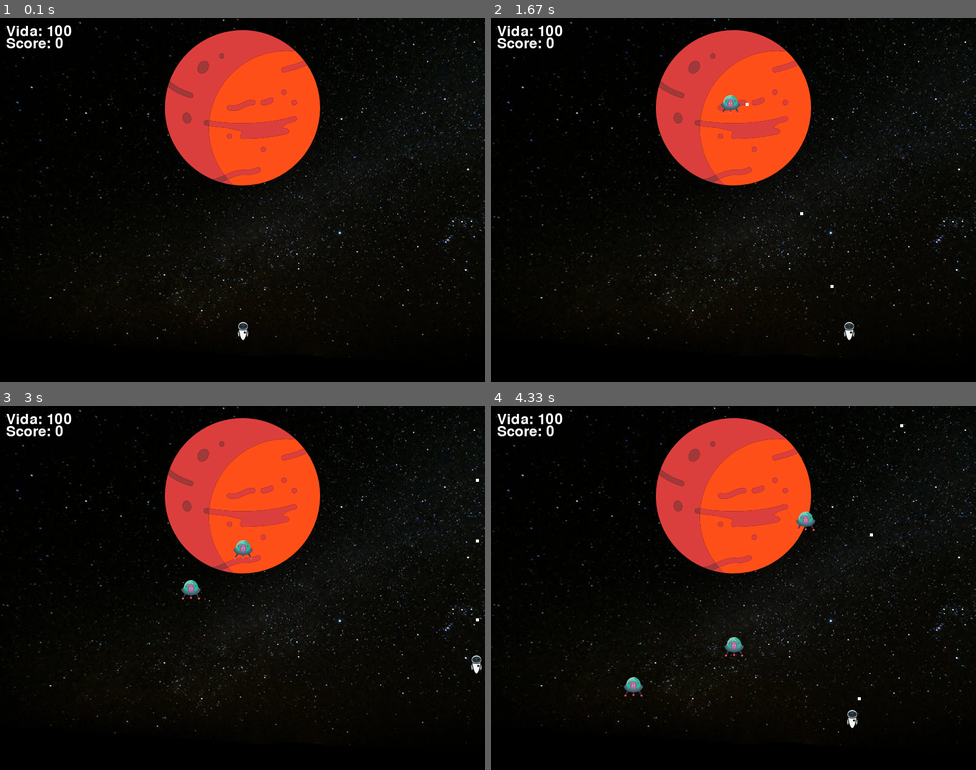
Above: before the commit, frames 1-4 (two rows, left to right).
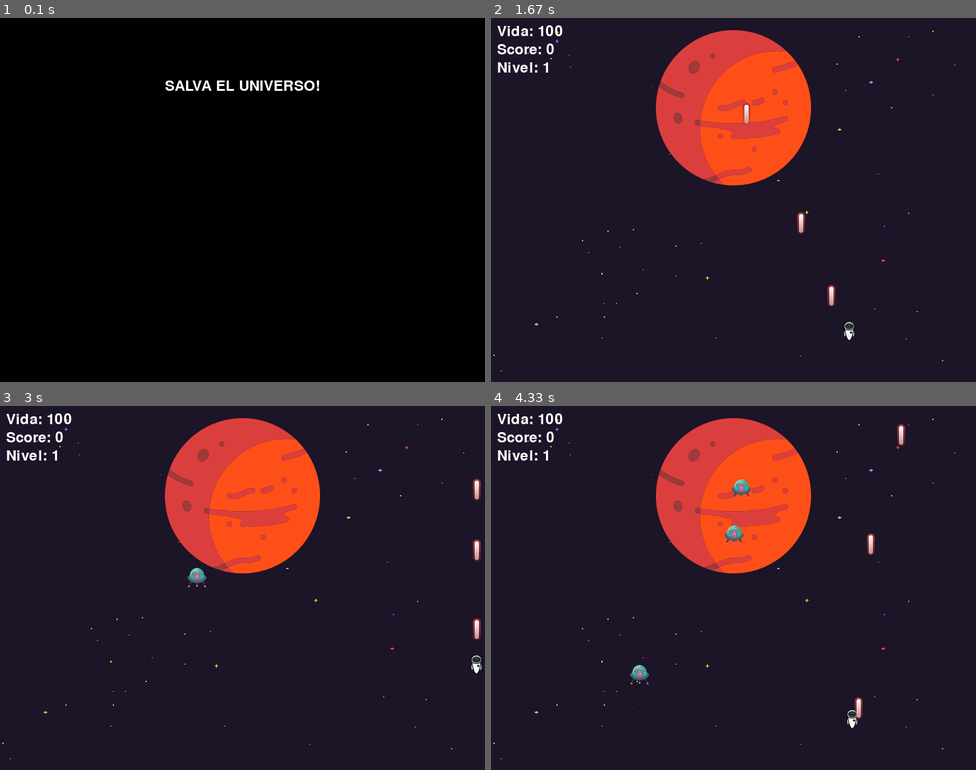
Above: after the commit, the same moments.

Repository: Sebadalpra/utn_pygame
Game: pygame game, started from src/main.py
The game is run twice, just before and just after one commit, with the same random seed, the same clock (stepped at 60 frames per second) and the same inputs.
Inputs:
- Up to frame 1 (0.1 s): no input
- Up to frame 2 (1.67 s): tap Space at 0.33, 0.67, 1.07, 1.37, 1.57 s; hold M 1-1.47 s; hold Right 1-1.47 s; hold M from 1.5 s (still down); hold Right from 1.5 s (still down)
- Up to frame 3 (3 s): tap Space at 1.87, 2.07, 2.37, 2.57, 2.9 s; release M at 1.97 s; release Right at 1.97 s; hold Right 2-2.47 s; hold Up 2.5-2.8 s; hold Right from 2.83 s (still down)
- Up to frame 4 (4.33 s): tap Space at 3.2, 3.4, 3.7, 3.97, 4.3 s; release Right at 3.3 s; hold Left 3.33-3.87 s; hold Down 3.9-4.2 s; hold Left from 4.23 s (still down)

The runs differ from the first frame. In frame 1, 14% of the frame differs, in the area x 0-100%, y 0-94%; in frame 2, 84%; in frame 3, 83%; in frame 4, 84%, in the area x 0-100%, y 0-100%.

Commit message:
variacion enemigos, sonidos, musica

Diff:
--- a/src/juego_guia.py
+++ /dev/null
@@ -1,140 +0,0 @@
-import pygame
-import random
-import math
-
-# Inicializar Pygame
-pygame.init()
-
-# Colores
-WHITE = (255, 255, 255)
-BLACK = (0, 0, 0)
-RED = (255, 0, 0)
-GREEN = (0, 255, 0)
-BLUE = (0, 0, 255)
-
-# Dimensiones de la pantalla
-WIDTH, HEIGHT = 800, 600
-screen = pygame.display.set_mode((WIDTH, HEIGHT))
-pygame.display.set_caption("Defiende el Planeta")
-
-# Planeta
-planet_img = pygame.Surface((50, 50), pygame.SRCALPHA)
-pygame.draw.circle(planet_img, BLUE, (25, 25), 25)
-
-# Jugador
-player_img = pygame.Surface((10, 10), pygame.SRCALPHA)
-pygame.draw.circle(player_img, GREEN, (5, 5), 5)
-player_pos = [WIDTH // 2, HEIGHT - 30]
-player_speed = 5
-player_health = 100
-
-# Alien
-alien_img = pygame.Surface((20, 20), pygame.SRCALPHA)
-pygame.draw.circle(alien_img, RED, (10, 10), 10)
-
-# Balas
-bullet_img = pygame.Surface((5, 5), pygame.SRCALPHA)
-pygame.draw.circle(bullet_img, WHITE, (2, 2), 2)
-bullets = []
-bullet_speed = 7
-
-# Aliens
-aliens = []
-alien_speed = 2
-aliens_killed = 0
-aliens_to_win = 20
-
-# Función para disparar
-def shoot(x, y):
-    bullets.append([x, y])
-
-# Función para generar aliens
-def generate_alien():
-    angle = random.randint(0, 10)
-    aliens.append([WIDTH // 2, HEIGHT // 2, angle])
-
-# Bucle principal
-running = True
-clock = pygame.time.Clock()
-while running:
-    for event in pygame.event.get():
-        if event.type == pygame.QUIT:
-            running = False
-        elif event.type == pygame.KEYDOWN:
-            if event.key == pygame.K_SPACE:
-                shoot(player_pos[0], player_pos[1])
-
-    # Mover jugador
-
-
-    # Mover balas
-    for bullet in bullets:
-        bullet[1] -= bullet_speed
-    bullets = [bullet for bullet in bullets if bullet[1] > 0]
-
-    # Generar aliens
-    if random.randint(1, 30) == 1:  # Incrementa la frecuencia de aparición
-        generate_alien()
-
-    # Mover aliens
-    for alien in aliens:
-        alien[0] += math.cos(alien[2]) * alien_speed
-        alien[1] += math.sin(alien[2]) * alien_speed
-
-    # Colisiones entre balas y aliens
-    for alien in aliens:
-        for bullet in bullets:
-            if math.hypot(alien[0] - bullet[0], alien[1] - bullet[1]) < 15:
-                aliens.remove(alien)
-                bullets.remove(bullet)
-                aliens_killed += 1
-                break
-
-    # Colisiones entre aliens y jugador
-    for alien in aliens:
-        if math.hypot(alien[0] - player_pos[0], alien[1] - player_pos[1]) < 20:
-            player_health -= 20
-            aliens.remove(alien)
-
-    # Aliens fuera de la pantalla
-    for alien in aliens:
-        if alien[0] < 0 or alien[0] > WIDTH or alien[1] < 0 or alien[1] > HEIGHT:
-            player_health -= 1
-            aliens.remove(alien)
-
-    # Dibujar
-    screen.fill(BLACK)
-    screen.blit(planet_img, (WIDTH // 2 - 25, HEIGHT // 2 - 25))
-    screen.blit(player_img, player_pos)
-    for bullet in bullets:
-        screen.blit(bullet_img, bullet)
-    for alien in aliens:
-        screen.blit(alien_img, (alien[0] - 10, alien[1] - 10))
-
-    # Mostrar vida del jugador
-    font = pygame.font.SysFont(None, 36)
-    health_text = font.render(f'Vida: {player_health}', True, WHITE)
-    screen.blit(health_text, (10, 10))
-
-    # Mostrar cantidad de aliens matados
-    aliens_text = font.render(f'Aliens matados: {aliens_killed}', True, WHITE)
-    screen.blit(aliens_text, (10, 50))
-
-    pygame.display.flip()
-    clock.tick(60)
-
-    # Verificar si el jugador ha perdido
-    if player_health <= 0:
-        running = False
-
-    # Verificar si el jugador ha ganado
-    if aliens_killed >= aliens_to_win:
-        running = False
-
-pygame.quit()
-
-# Mostrar mensaje de victoria o derrota
-if player_health <= 0:
-    print("¡Has perdido!")
-else:
-    print("¡Has ganado!")
--- a/src/main.py
+++ b/src/main.py
@@ -1,20 +1,41 @@
-import pygame
+from pygame import *
 from settings import *
 from paquete.clases import *
 from paquete.player import *
 from paquete.enemys import *
+from paquete.collisions import *
+from paquete.modulo import *
 from random import randint
+import sys
 
 # Inicializacion
 pygame.init()
 
-# Configuracion pantalla
+# ---- Musica y sonidos ----
+pygame.mixer.init()
+
+pygame.mixer.music.load("./src/assets/music/interestellar_music.mp3")
+pygame.mixer.music.play(-1)
+pygame.mixer.music.set_volume(0.3)
+playing_music = True
+
+shoot_sound = pygame.mixer.Sound("./src/assets/sounds/sfx_laser2.ogg")
+colision_sound = pygame.mixer.Sound("./src/assets/sounds/collision.ogg")
+confirmation_sound = pygame.mixer.Sound("./src/assets/sounds/confirmation.ogg")
+
+# ---- Configuracion pantalla ----
 SCREEN = pygame.display.set_mode(SIZE_SCREEN)
 
-background_image = pygame.image.load("./src/assets/img/fondo.jpg").convert()
+# Cargar y escalar la imagen de fondo
+background_image = pygame.image.load("./src/assets/img/background-purple.png").convert()
+background_image = pygame.transform.scale(background_image, SIZE_SCREEN)
 background_rect = background_image.get_rect()
 
 pygame.display.set_caption("Defiende el Universo!")
+
+# Img enemigos
+enemy2 = pygame.image.load("./src/assets/img/astronave.png").convert_alpha()
+enemy3 = pygame.image.load("./src/assets/img/astronave2.png").convert_alpha()
 
 # Representar y coordenadas de clases
 planet = Planet(WIDTH // 2 - 128, HEIGHT // 2 - 280)
@@ -24,6 +45,18 @@
 is_running = True
 
 clock = pygame.time.Clock()
+
+level = 1
+
+confirmation_played = False
+
+SCREEN.fill(BLACK)
+titles("screen1", "SALVA EL UNIVERSO!", WIDTH // 2 - 128, HEIGHT - 500, WHITE)
+pygame.display.flip()
+
+# Pantalla principal
+wait_user(K_SPACE)
+
 while is_running:
     clock.tick(FPS)
     for event in pygame.event.get():
@@ -32,7 +65,16 @@
 
         elif event.type == pygame.KEYDOWN:
             if event.key == pygame.K_SPACE:
-                player.shoot()
+                player.create_bullet()
+                shoot_sound.play()
+
+            elif event.key == pygame.K_m:
+                if playing_music:
+                    pygame.mixer.music.pause()
+                else:
+                    pygame.mixer.music.unpause()
+                playing_music = not playing_music
+
 
     # ------ Funcionalidades
 
@@ -42,14 +84,27 @@
     # Ajustar limites de pantalla player
     limit_player_screen(player)
 
-    # Mover balas
-    move_bullets(player)
+    # Disparar
+    shoot(player)
 
-    # Generar enemigos
-    enemy_generator()
 
-    # Colisiones
-    collisions(player)
+    # Generar enemigos según el nivel
+    if player.score >= 5:
+        enemy.image = enemy2
+        enemy_creator(2)
+        level = 2
+    if player.score >= 10:
+        enemy.image = enemy3
+        enemy_creator(3)
+        level = 3
+    else:
+        enemy_creator(1)
+
+
+    # ---- Colisiones ----
+    collisions_bullet_enemy(player, colision_sound)
+
+    collisions_player_enemy(player, colision_sound)
 
     # Restar vida cada vez que sale un enemigo de la screen
     enemy_out_screen(player)
@@ -68,18 +123,24 @@
     for enemy in enemy_list:
         enemy.draw()
 
-    # Texto Health
-    font = pygame.font.SysFont(None, 36)
-    health_text = font.render(f'Vida: {player.health}', True, WHITE)
-    SCREEN.blit(health_text, (10, 10))
 
-    # Texto Score
-    font = pygame.font.SysFont(None, 36)
-    health_text = font.render(f'Score: {player.score}', True, WHITE)
-    SCREEN.blit(health_text, (10, 30))
+    if playing_music == False:
+        text_creator("sound_text", "Sonido" ,"MUTE", 550, GREEN)
 
+    text_creator("health_text", "Vida" ,player.health, 10, WHITE)
+    text_creator("score_text", "Score", player.score, 40, WHITE)
+    text_creator("level_text", "Nivel", level, 70, WHITE)
 
 
     pygame.display.flip()
 
+    if player.score >= 15 or player.health <= 0:
+        is_running = False
+
+SCREEN.fill(BLACK)
+pygame.mixer.music.pause()
+titles("game_over", "GAME OVER", WIDTH // 2 - 120, HEIGHT - 500, WHITE)
+pygame.display.flip()
+wait_user(K_SPACE)
+
 pygame.quit()
--- a/src/paquete/clases.py
+++ b/src/paquete/clases.py
@@ -14,7 +14,7 @@
         self.image = pygame.image.load("./src/assets/img/robot.png")
         self.bullets = []
 
-    def shoot(self):
+    def create_bullet(self):
         bullet = Bullet(self.x + self.width // 2, self.y)
         self.bullets.append(bullet)
 
@@ -31,8 +31,8 @@
         self.height = 30
         self.dir_x = randint(-2, 2)
         self.dir_y = randint(1, 2)
-        self.health = 100
         self.image = pygame.image.load("./src/assets/img/alien.png").convert_alpha()
+        self.bullets = []
 
     def move(self):
         self.y += self.dir_y
@@ -40,6 +40,7 @@
 
     def draw(self):
         SCREEN.blit(self.image, (self.x, self.y))
+
 
 class Planet:
     def __init__(self, x, y) -> None:
@@ -57,12 +58,12 @@
         self.x = x
         self.y = y
         self.speed = 10
-        self.width = 5
-        self.height = 5
-        self.color = WHITE
+        self.width = 10
+        self.height = 10
+        self.image = pygame.image.load("./src/assets/img/laserRed06.png")
 
     def move(self):
         self.y -= self.speed
 
     def draw(self):
-        pygame.draw.rect(SCREEN, self.color, (self.x, self.y, self.width, self.height))
+        SCREEN.blit(self.image, (self.x - self.width // 2, self.y))
--- /dev/null
+++ b/src/paquete/collisions.py
@@ -0,0 +1,34 @@
+from paquete.enemys import enemy_list
+
+# Verificar colisiones
+def collisions_player_enemy(player, sound):
+    for enemy in enemy_list[:]:
+        # Obtener las coordenadas y dimensiones del enemigo
+        ex, ey, ew, eh = enemy.x, enemy.y, enemy.width, enemy.height
+        # Obtener las coordenadas y dimensiones del jugador
+        px, py, pw, ph = player.x, player.y, player.width, player.height
+
+        # Verificar si hay colisión
+        if (px < ex + ew and px + pw > ex and py < ey + eh and py + ph > ey):
+            sound.play()
+            enemy_list.remove(enemy)
+            player.health -= 10  # Restar vida al jugador
+            break
+
+def collisions_bullet_enemy(player, sound):
+    for enemy in enemy_list[:]:
+        enemy.move()
+
+        # Obtener las coordenadas y dimensiones del enemigo
+        ex, ey, ew, eh = enemy.x, enemy.y, enemy.width, enemy.height
+        for bullet in player.bullets[:]:
+            # Obtener las coordenadas y dimensiones de la bala
+            bx, by, bw, bh = bullet.x, bullet.y, bullet.width, bullet.height
+
+            # Verificar si hay colisión
+            if (bx < ex + ew and bx + bw > ex and by < ey + eh and by + bh > ey):
+                sound.play()
+                enemy_list.remove(enemy)
+                player.score += 1
+                player.bullets.remove(bullet)
+                break
--- a/src/paquete/enemys.py
+++ b/src/paquete/enemys.py
@@ -1,32 +1,13 @@
-import pygame
 from settings import *
 from paquete.clases import *
 from random import randint
 
 enemy_list = []
 
-def enemy_generator():
-    if randint(0, 100) <= 1:
+def enemy_creator(probability_number):
+    if randint(0, 200) <= probability_number:
         enemy = Enemy(WIDTH // 2 - 15, HEIGHT // 2 - 185)
         enemy_list.append(enemy)
-
-    # Verificar colisiones
-def collisions(player):
-    for enemy in enemy_list[:]:
-        enemy.move()
-
-        # Obtener las coordenadas y dimensiones del enemigo
-        ex, ey, ew, eh = enemy.x, enemy.y, enemy.width, enemy.height
-        for bullet in player.bullets[:]:
-            # Obtener las coordenadas y dimensiones de la bala
-            bx, by, bw, bh = bullet.x, bullet.y, bullet.width, bullet.height
-
-            # Verificar si hay colisión
-            if (bx < ex + ew and bx + bw > ex and by < ey + eh and by + bh > ey):
-                enemy_list.remove(enemy)
-                player.score += 1
-                player.bullets.remove(bullet)
-                break
 
 def enemy_out_screen(player):
     """Resta 5 de vida cada vez que un enemigo sale de la pantalla
--- /dev/null
+++ b/src/paquete/modulo.py
@@ -0,0 +1,24 @@
+from settings import *
+import sys
+
+# Texto
+def text_creator(name_text, name_screen ,type, height, color):
+    font = pygame.font.SysFont(None, 36)
+    name_text = font.render(f'{name_screen}: {type}', True, color)
+    SCREEN.blit(name_text, (10, height))
+
+def titles(name_text, title, width ,height, color):
+    font = pygame.font.SysFont(None, 36)
+    name_text = font.render(f"{title}", True, color)
+    SCREEN.blit(name_text, (width, height))
+
+def wait_user(tecla):
+    flag_start = True
+    while flag_start:
+        for event in pygame.event.get():
+            if event.type == pygame.QUIT:
+                pygame.quit()
+                sys.exit()
+            if event.type == pygame.KEYDOWN:
+                if event.key == tecla:
+                    flag_start = False
--- a/src/paquete/player.py
+++ b/src/paquete/player.py
@@ -3,6 +3,7 @@
 from paquete.clases import *
 
 # Mover player
+# Get_pressed me devuelve True cuando se apreto una flecha
 def player_movement(player):
     keys = pygame.key.get_pressed()
     if keys[pygame.K_LEFT]:
@@ -26,7 +27,7 @@
         player.y = HEIGHT - player.height
 
 # Mover balas
-def move_bullets(player):
+def shoot(player):
     for bullet in player.bullets[:]:
         bullet.move()
         if bullet.y < 0:
Binary file added: src/assets/img/astronave.png
Binary file added: src/assets/img/astronave2.png
Binary file added: src/assets/img/background-purple.png
Binary file added: src/assets/img/enemyRed4.png
Binary file added: src/assets/img/laserRed06.png
Binary file added: src/assets/img/meteorBrown_big1.png
Binary file added: src/assets/img/meteorBrown_med1.png
Binary file added: src/assets/img/spaceEffects_006.png
Binary file added: src/assets/img/spaceEffects_009.png
Binary file added: src/assets/img/spaceEffects_011.png
Binary file added: src/assets/img/spaceEffects_017.png
Binary file added: src/assets/img/star2.png
(and 6 more such lines)
